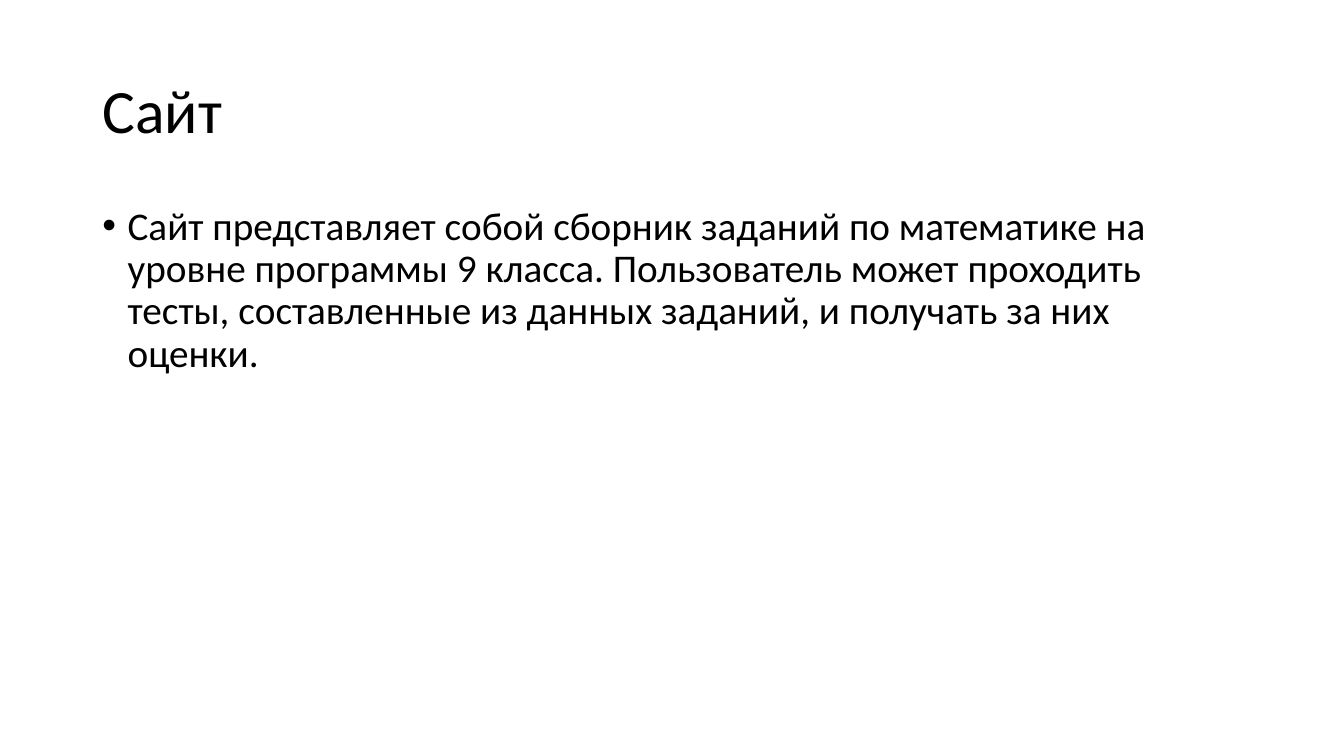
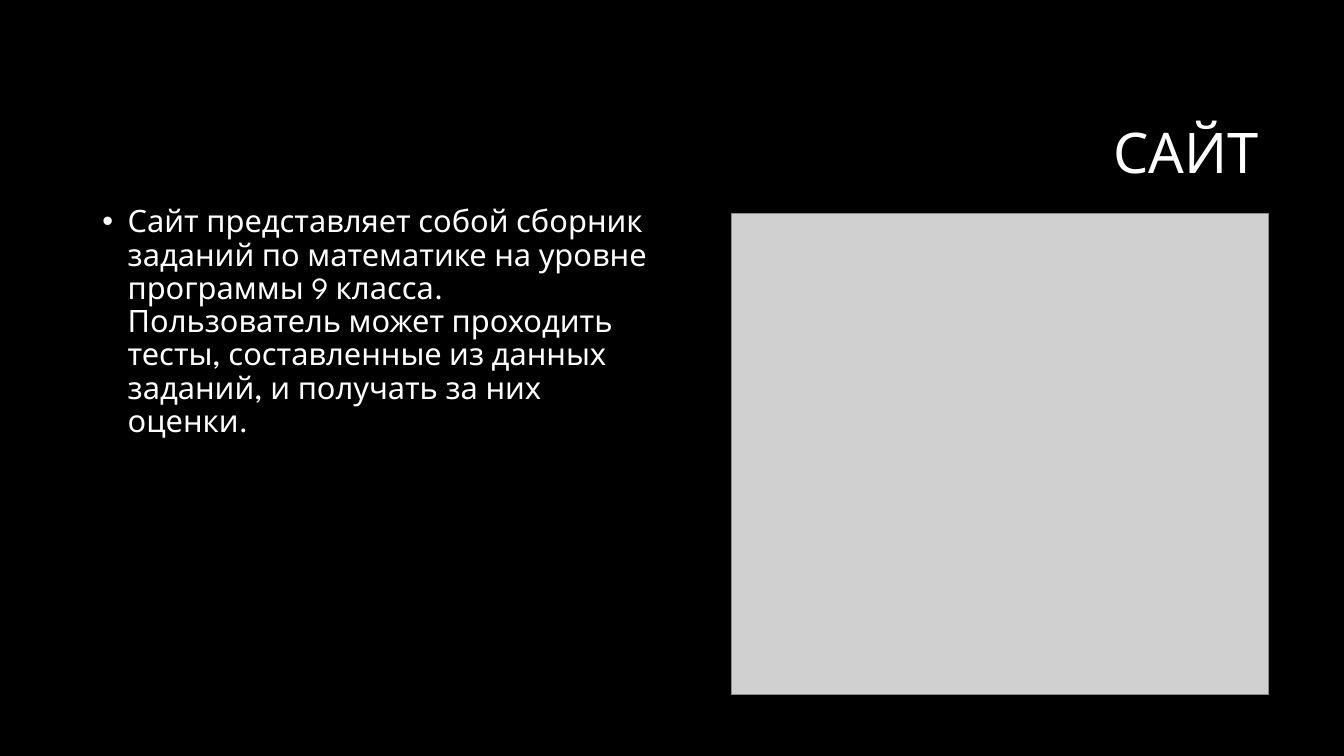
Before and after one commit to 7w8/math-tester, a slide deck: slide 2 of Math-Tester.pptx. Drawn at 1344x756 pixels with LibreOffice and Linux fonts; fonts in the diff are those of the drawing; grey boxes stand for pictures; background and template pictures are left out. Boxes give left, top, right and bottom in pixels: in the first picture for what was removed or moved away, otherwise in the second. Text is boxed around its words. In the diff, an @@ line names an element or a change of style, - is before the commit and + after.

```diff
--- a/Math-Tester.pptx
+++ b/Math-Tester.pptx
@@ background #FFFFFF to #000000 @@
@@ title at box(1113, 121, 1258, 174): text changed; size 44 to 40 pt; font Calibri to League Spartan; text colour #000000 to #FFFFFF @@
-Сайт
+САЙТ
@@ text "Сайт представляет собой сборник заданий ..." at box(128, 208, 647, 438): size 28 to 22 pt, font Calibri to League Spartan, text colour #000000 to #FFFFFF @@
@@ picture added at box(732, 214, 1268, 695) @@
```
Also in this commit, not shown: 4 other slides changed, 1 other file.
